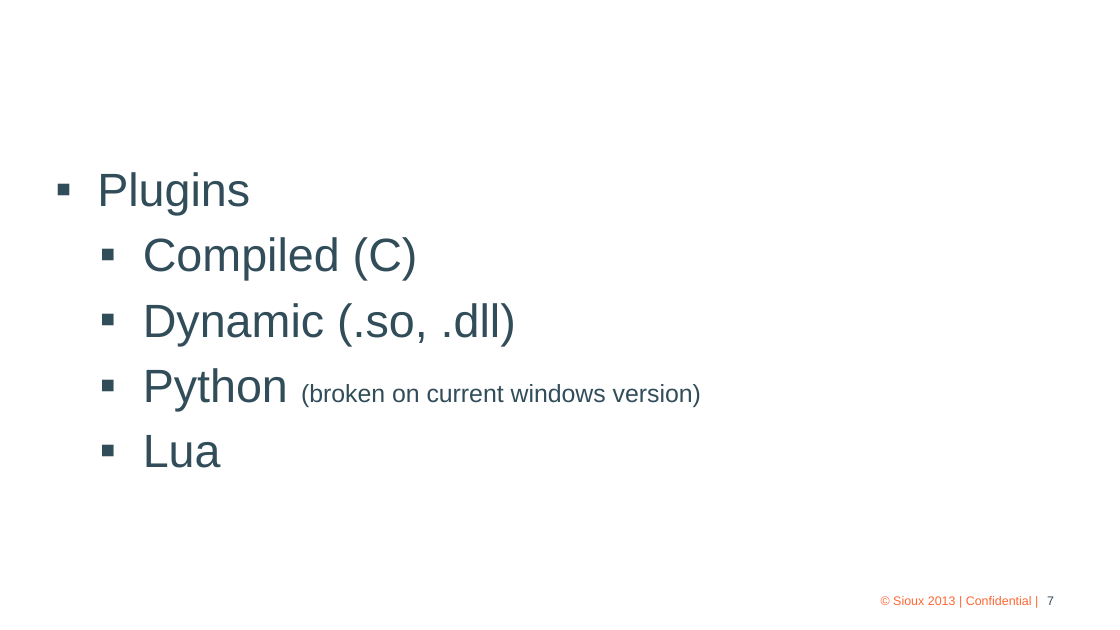
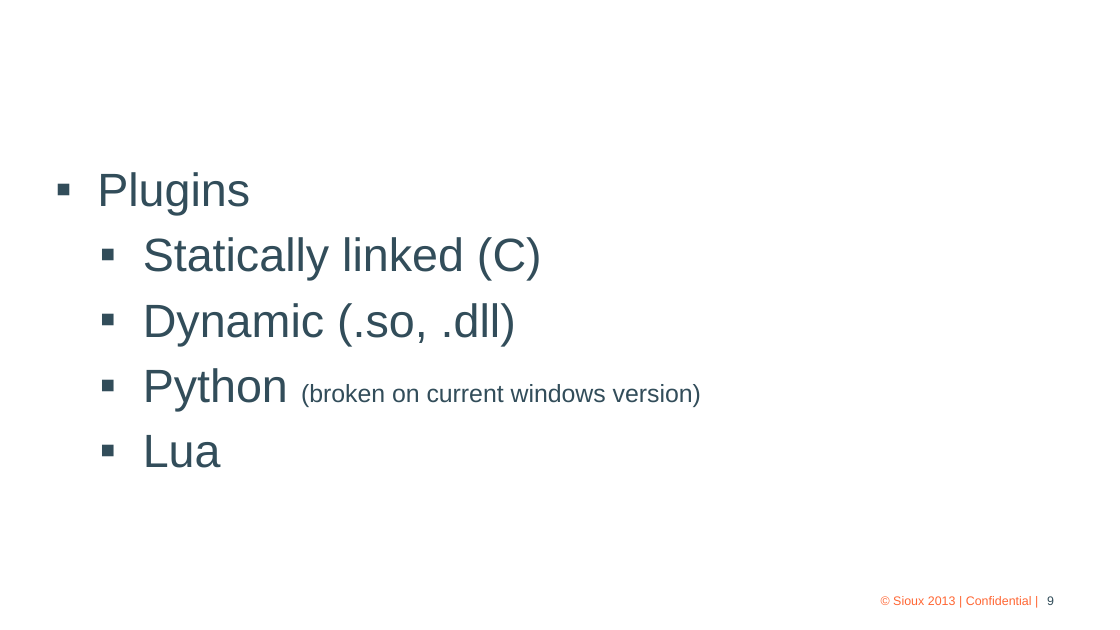
Before and after one commit to xtofl/wiresharkdemo, a slide deck: slide 9 of Lua Wireshark Dissectors.pptx (slide 7 before the commit). Drawn at 1120x630 pixels with LibreOffice and Linux fonts; fonts in the diff are those of the drawing; background and template pictures are left out. Boxes give left, top, right and bottom in pixels: in the first picture for what was removed or moved away, otherwise in the second. Text is boxed around its words. In the diff, an @@ line names an element or a change of style, - is before the commit and + after.

```diff
--- a/Lua Wireshark Dissectors.pptx
+++ b/Lua Wireshark Dissectors.pptx
@@ text at <box>143,237,542,281</box>: text changed @@
-  ▪ Compiled (C)
+  ▪ Statically linked (C)
@@ page number at <box>1047,596,1054,605</box>: text changed @@
-7
+9
```
Also in this commit, not shown: 5 other slides changed, 5 slides added.
